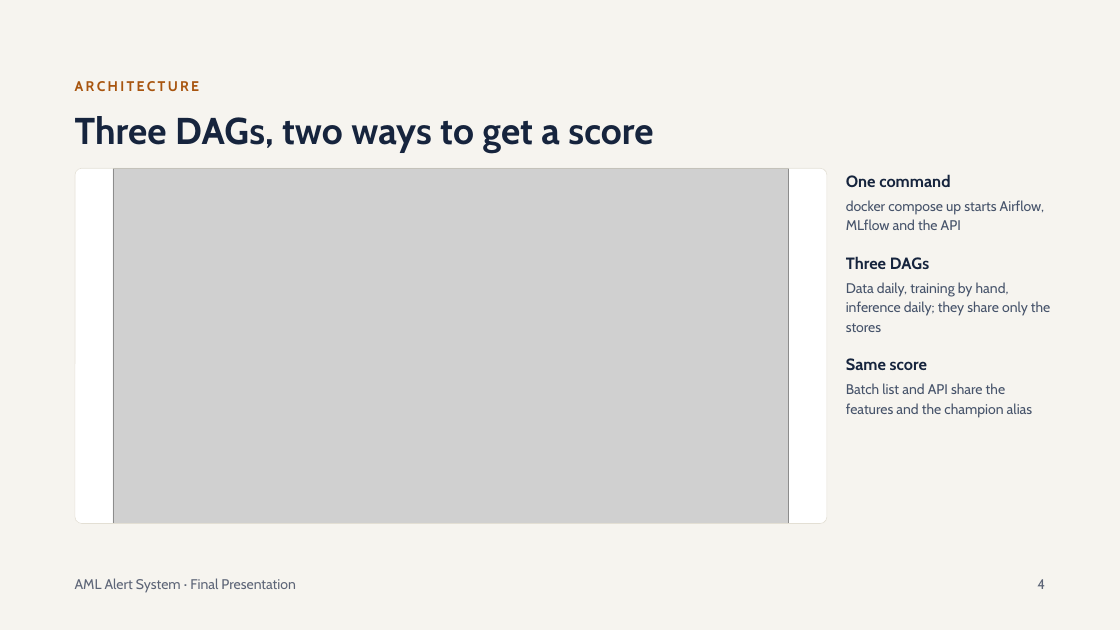
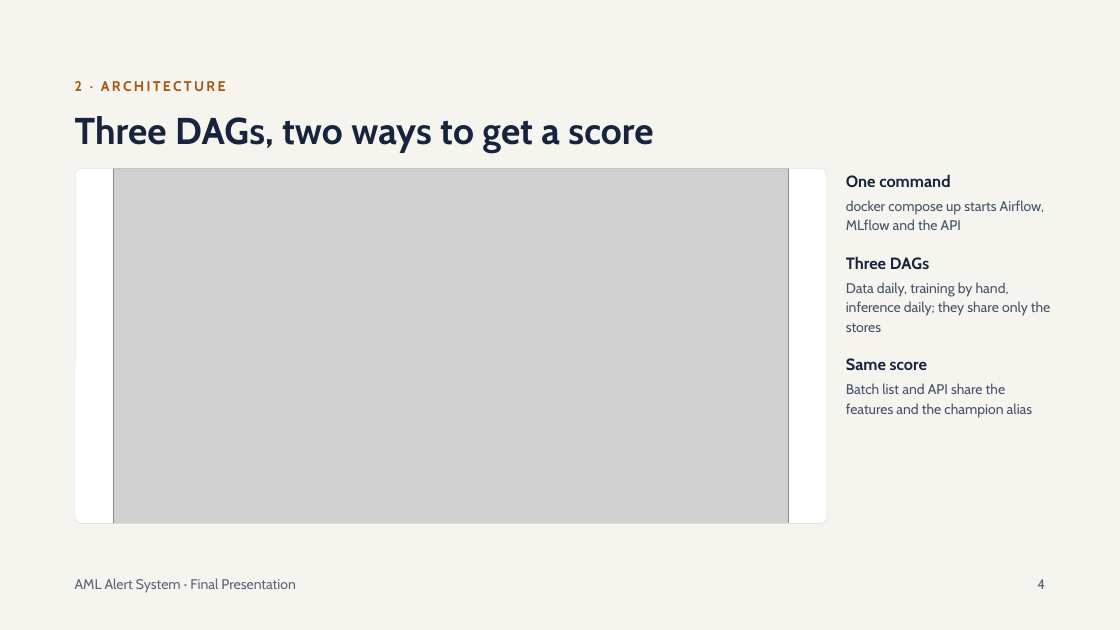
Before and after one commit to Alekhya-koda/Anti-Money-Laundering, a slide deck: slide 4 of reports/AML Alert System Final Presentation.pptx. Drawn at 1120x630 pixels with LibreOffice and Linux fonts; fonts in the diff are those of the drawing; grey boxes stand for pictures. Boxes give left, top, right and bottom in pixels: in the first picture for what was removed or moved away, otherwise in the second. Text is boxed around its words. In the diff, an @@ line names an element or a change of style, - is before the commit and + after.

```diff
--- a/reports/AML Alert System Final Presentation.pptx
+++ b/reports/AML Alert System Final Presentation.pptx
@@ text at <box>75,81,226,91</box>: text changed @@
-ARCHITECTURE
+2 · ARCHITECTURE
```
Also in this commit, not shown: 10 other slides changed, 5 slides added, 5 other files.
